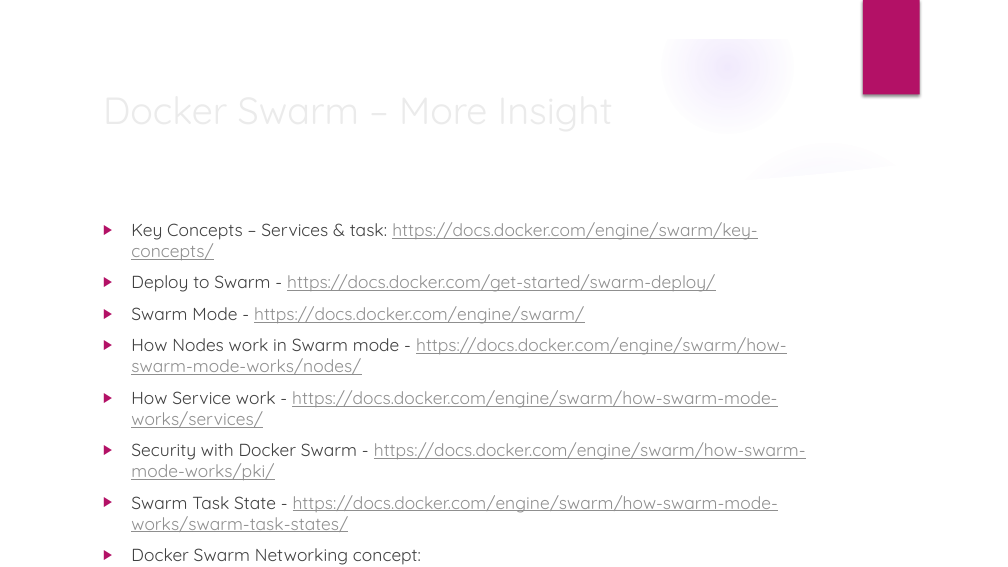
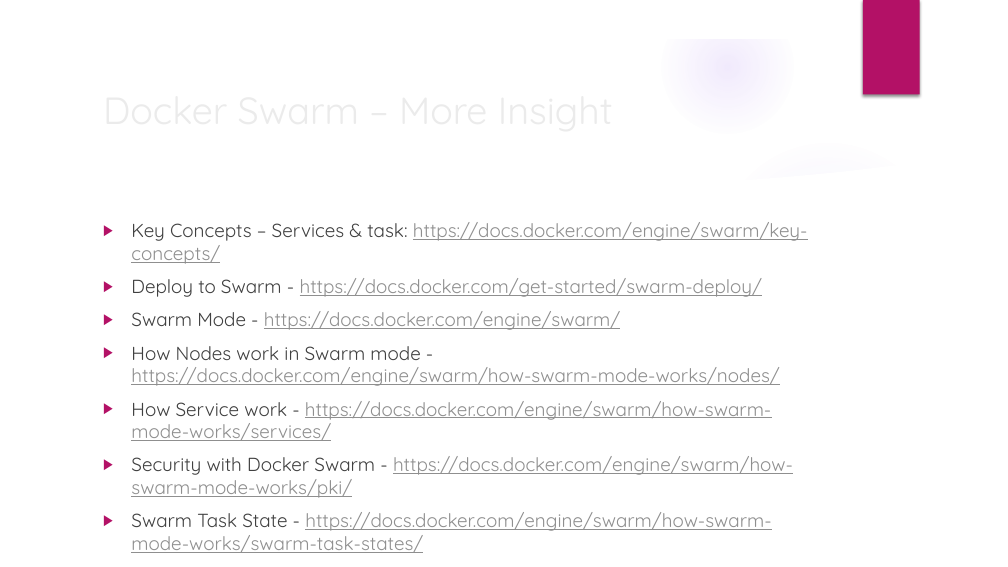
Before and after one commit to deepkumartraining/docker-k8s-April23, a slide deck: slide 3 of Day17/DockerAndKubernetes_Training-Day17.pptx. Drawn at 1008x567 pixels with LibreOffice and Linux fonts; fonts in the diff are those of the drawing; background and template pictures are left out. Boxes give left, top, right and bottom in pixels: in the first picture for what was removed or moved away, otherwise in the second. Text is boxed around its words. In the diff, an @@ line names an element or a change of style, - is before the commit and + after.

```diff
--- a/Day17/DockerAndKubernetes_Training-Day17.pptx
+++ b/Day17/DockerAndKubernetes_Training-Day17.pptx
@@ text at bbox=[131, 222, 808, 553]: paragraph removed @@
-▶ Docker Swarm Networking concept: https://docs.docker.com/engine/swarm/networking/
@@ text "Key Concepts – Services & ..." at bbox=[131, 222, 808, 553]: size 16.6 to 18 pt @@
```
Also in this commit, not shown: 1 slide removed, 5 other files.
